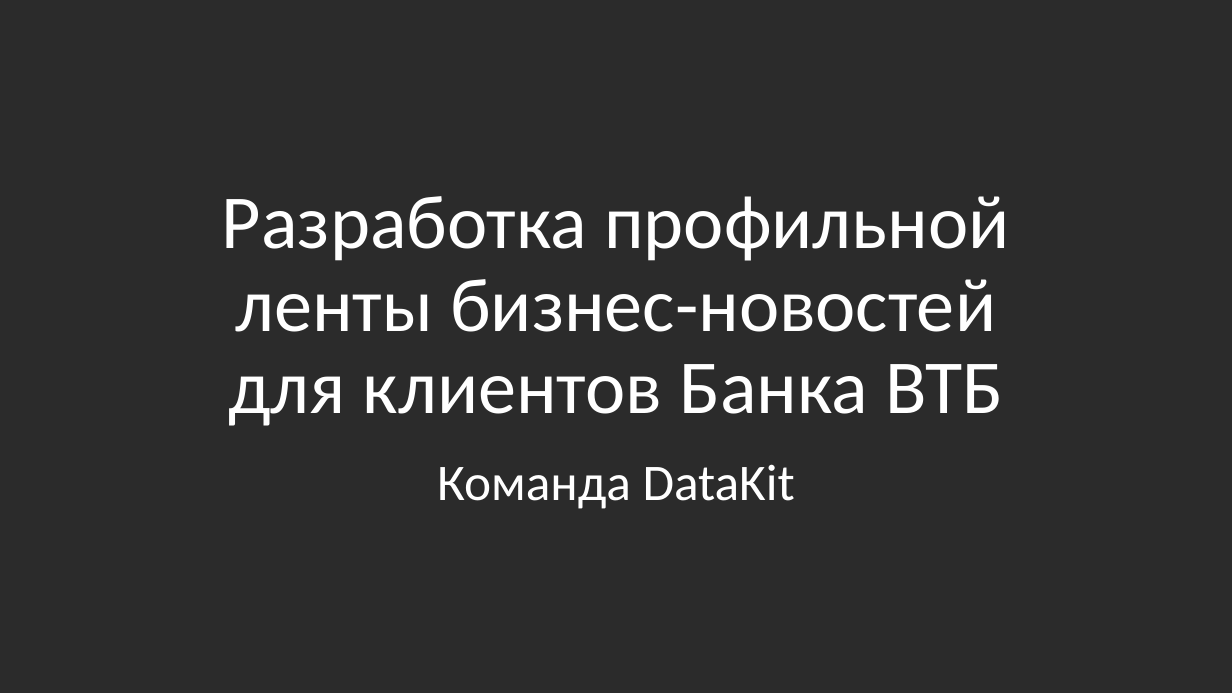
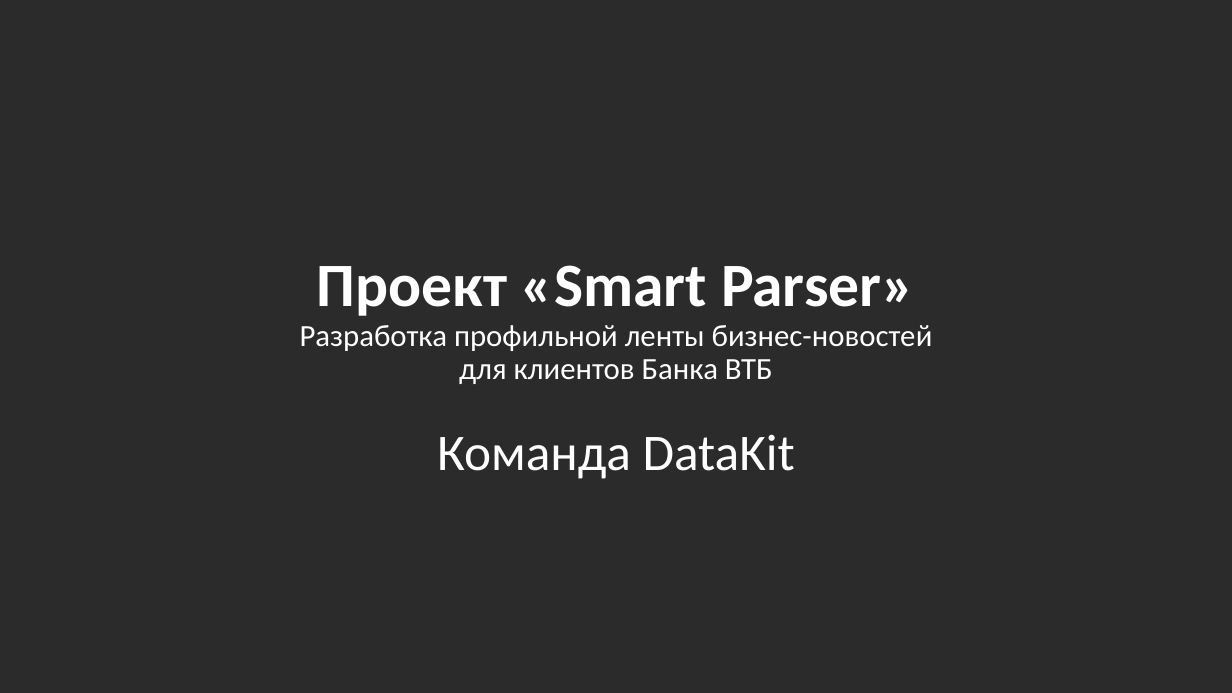
Before and after one commit to Murzik2020ai/smartparser, a slide deck: slide 1 of preza.pptx. Drawn at 1232x693 pixels with LibreOffice and Linux fonts; fonts in the diff are those of the drawing; background and template pictures are left out; a plain dark background stands for a picture behind light text. Boxes give left, top, right and bottom in pixels: in the first picture for what was removed or moved away, otherwise in the second. Text is boxed around its words. In the diff, an @@ line names an element or a change of style, - is before the commit and + after.

```diff
--- a/preza.pptx
+++ b/preza.pptx
@@ title at (300,265,933,384): text changed; size 59.4 to 24 pt @@
-Разработка профильной ленты бизнес-новостей
-для клиентов Банка ВТБ
+Проект «Smart Parser»
+Разработка профильной ленты бизнес-новостей
+для клиентов Банка ВТБ
@@ subtitle "Команда DataKit": place and size @@
-subtitle "Команда DataKit" at (437,464,795,509)
+subtitle "Команда DataKit" at (437,434,795,479)
@@ subtitle "Команда DataKit" at (437,434,795,479): more space between paragraphs @@
```
Also in this commit, not shown: 4 other slides changed, 6 slides added, 2 slides removed.
